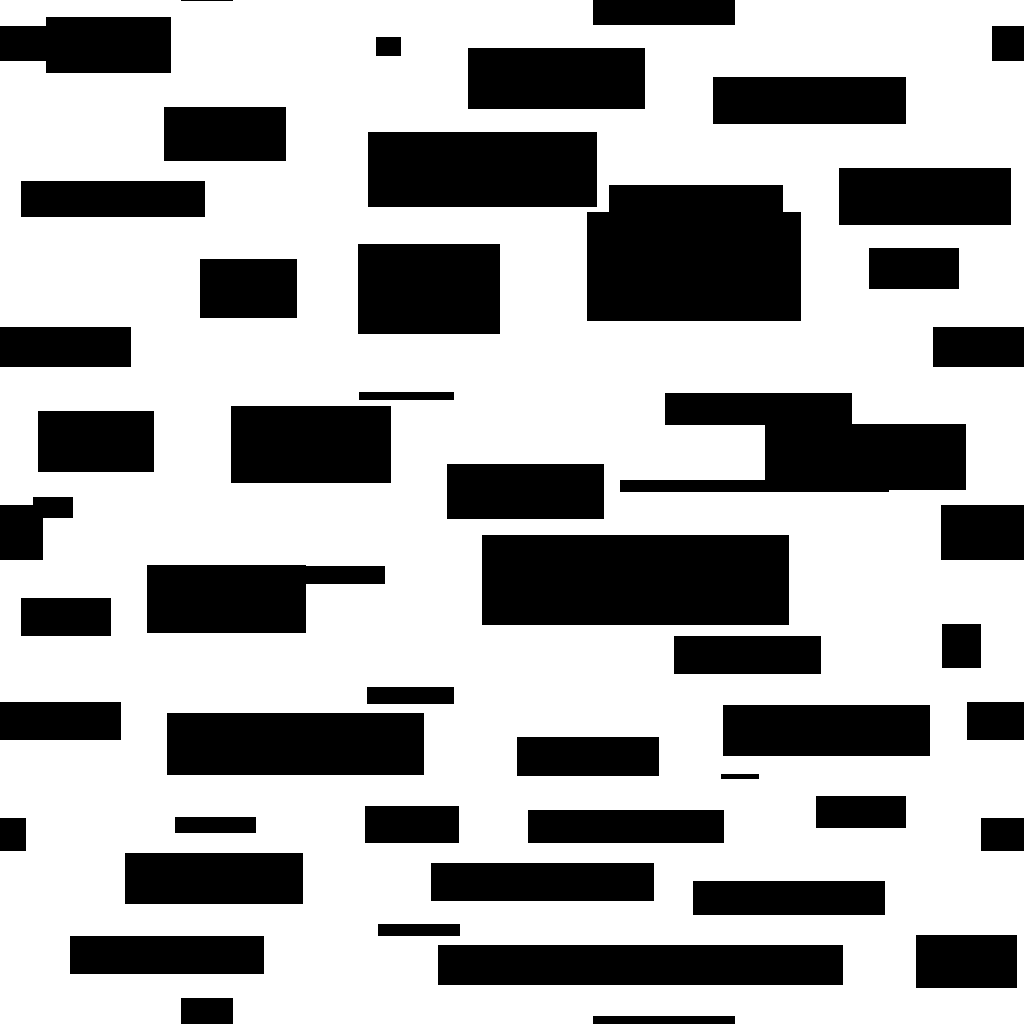
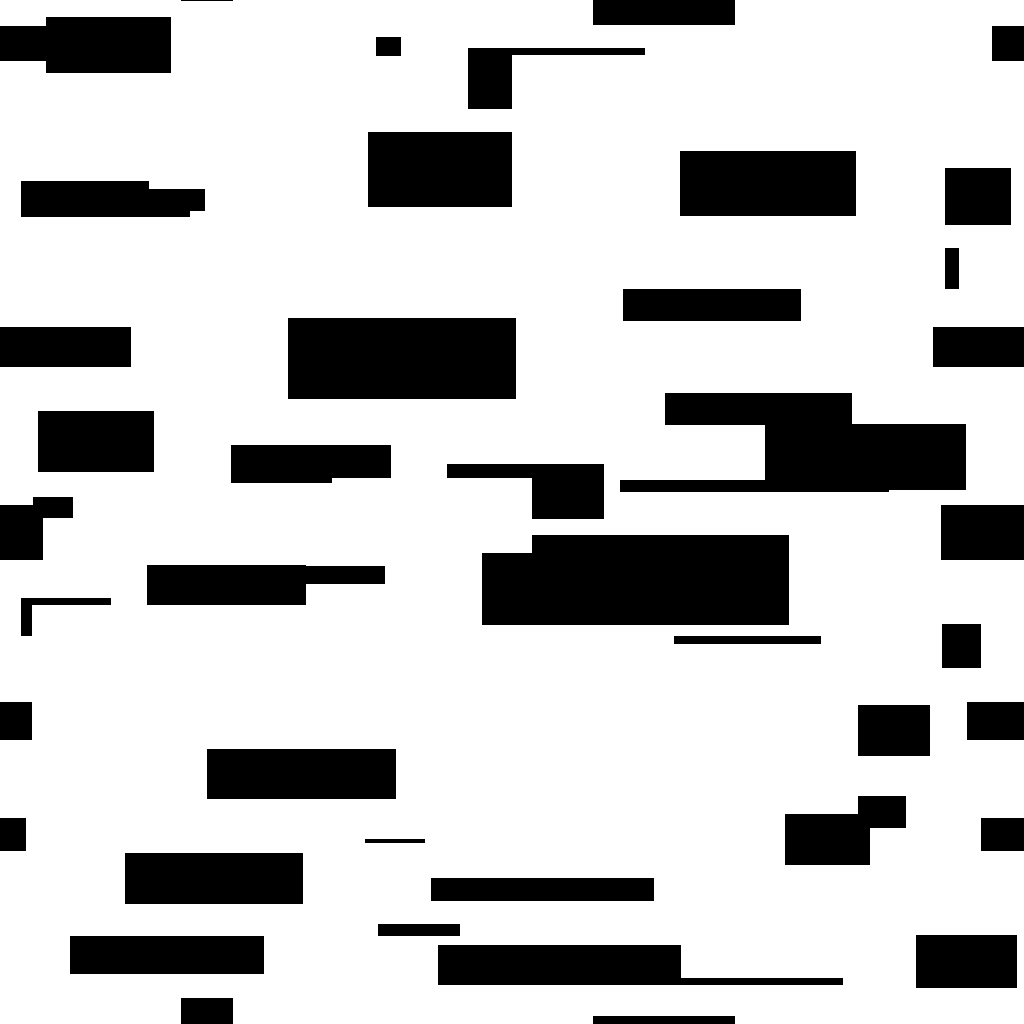
Revision of a layered w=1024, h=1024 image; what changed, layer by layer:
added layer "Rectangle 54" above "Rectangle 53" over [785, 814, 870, 865]
added layer "Rectangle 53" above "Rectangle 52" over [207, 775, 396, 799]
added layer "Rectangle 52" above "Rectangle 51" over [288, 318, 516, 399]
added layer "Rectangle 51" above "Rectangle 50" over [680, 151, 856, 216]
painted on "Rectangle 50" over [32, 55, 945, 978]
